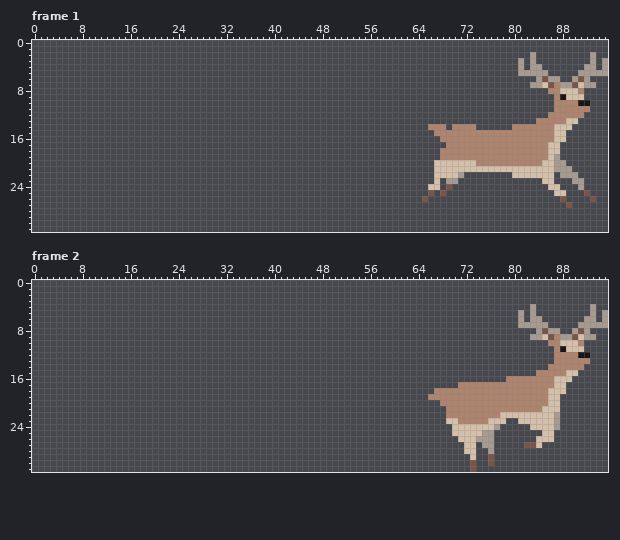
Two states of a animated GIF sprite, sprite/animal/deer/preview.gif. Above is the file before it was changed.
The file is 96x32 pixels, 4 frames. Shown: frame 1, frame 2. The commit also changed other frames, which this record leaves out.
After:
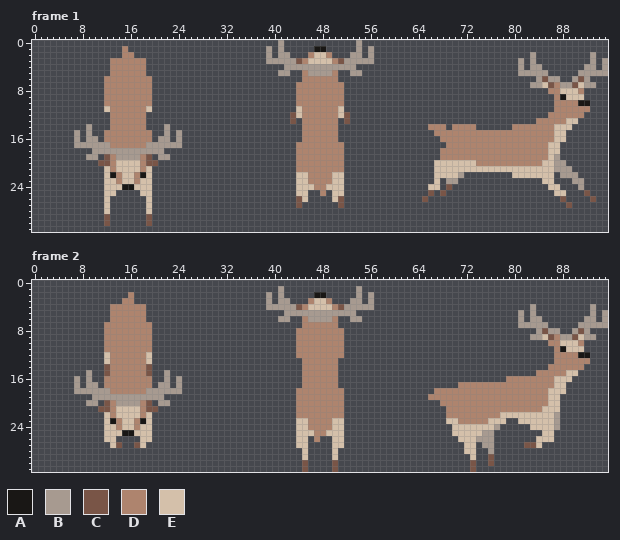
Palette (. is transparent): A #191715  B #a79a90  C #795547  D #ae846e  E #d4c0aa
Changes in this commit:
Changed rows in their new state; - is an unchanged pixel.
Frame 1:
first column x 7:
 0 ----------------------------------B------------B--
 1 --------D-----------------------B-B-----AA-----B-B
 2 --------DD----------------------B-BB---DEED---BB-B
 3 ------DDDDDD--------------------BBBBBCDEEEEDCBBBBB
 4 ------DDDDDD-----------------------BBBBBBBBBBBB---
 5 ------DDDDDD----------------------BB--DBBBBD--BB--
 6 -----DDDDDDDD-------------------------DDDDDD------
 7 -----DDDDDDDD------------------------DDDDDDDD-----
 8 -----DDDDDDDD------------------------DDDDDDDD-----
 9 -----DDDDDDDD------------------------DDDDDDDD-----
10 -----DDDDDDDD------------------------DDDDDDDD-----
11 -----EDDDDDDE------------------------EDDDDDDE-----
12 ------DDDDDD------------------------CEDDDDDDEC----
13 ------DDDDDD------------------------C-DDDDDD-C----
14 --B---DDDDDD---B----------------------DDDDDD------
15 B-B--DDDDDDDD--B-B--------------------DDDDDD------
16 B-BB-DDDDDDDD-BB-B--------------------DDDDDD------
17 BBBBBBDDDDDDBBBBBB-------------------DDDDDDDD-----
18 ---BBBBBBBBBBBB----------------------DDDDDDDD-----
19 --BB-CDBBBBDC-BB---------------------DDDDDDDD-----
20 ----CCDEEEEDCC-----------------------DDDDDDDD-----
21 -----EDEEEEDE------------------------DDDDDDDD-----
22 -----EADEEDAE------------------------EEDDDDEE-----
23 -----EEDEEDEE------------------------EEDDDDEE-----
24 -----EEEAAEEE------------------------EEEDDEEE-----
25 -----EE----EE------------------------EE--D-EE-----
26 -----E------E------------------------CE----EC-----
27 -----E------E------------------------C------C-----
28 -----E------E-------------------------------------
29 -----C------C-------------------------------------
30 -----C------C-------------------------------------
Frame 2:
first column x 7:
 1 ----------------------------------B------------B--
 2 ---------D----------------------B-B-----AA-----B-B
 3 --------DD----------------------B-BB---DEED---BB-B
 4 ------DDDDDD--------------------BBBBBCDEEEEDCBBBBB
 5 ------DDDDDD-----------------------BBBBBBBBBBBB---
 6 ------DDDDDD----------------------BB--DBBBBD--BB--
 7 -----DDDDDDDD-------------------------DDDDDD------
 8 -----DDDDDDDD------------------------DDDDDDDD-----
 9 -----DDDDDDDD------------------------DDDDDDDD-----
10 -----DDDDDDDD------------------------DDDDDDDD-----
11 -----DDDDDDDD------------------------DDDDDDDD-----
12 -----EDDDDDDE------------------------DDDDDDDD-----
13 -----EDDDDDDE-------------------------DDDDDD------
14 -----CDDDDDDC-------------------------DDDDDD------
15 --B--CDDDDDDC--B----------------------DDDDDD------
16 B-B--DDDDDDDD--B-B--------------------DDDDDD------
17 B-BB-DDDDDDDD-BB-B--------------------DDDDDD------
18 BBBBBBDDDDDDBBBBBB-------------------DDDDDDDD-----
19 ---BBBBBBBBBBBB----------------------DDDDDDDD-----
20 --BB-CDBBBBDC-BB---------------------DDDDDDDD-----
21 ----CCDEEEEDCC-----------------------DDDDDDDD-----
22 -----EDEEEEDE------------------------DDDDDDDD-----
23 -----EADEEDAE------------------------EEDDDDEE-----
24 -----EEDEEDEE------------------------EEDDDDEE-----
25 -----EEEAAEEE------------------------EEEDDEEE-----
26 -----EE----EE------------------------EE-D--EE-----
27 ------EC--CE-------------------------EE----EE-----
28 --------------------------------------E----E------
29 --------------------------------------E----E------
30 --------------------------------------C----C------
31 --------------------------------------C----C------
